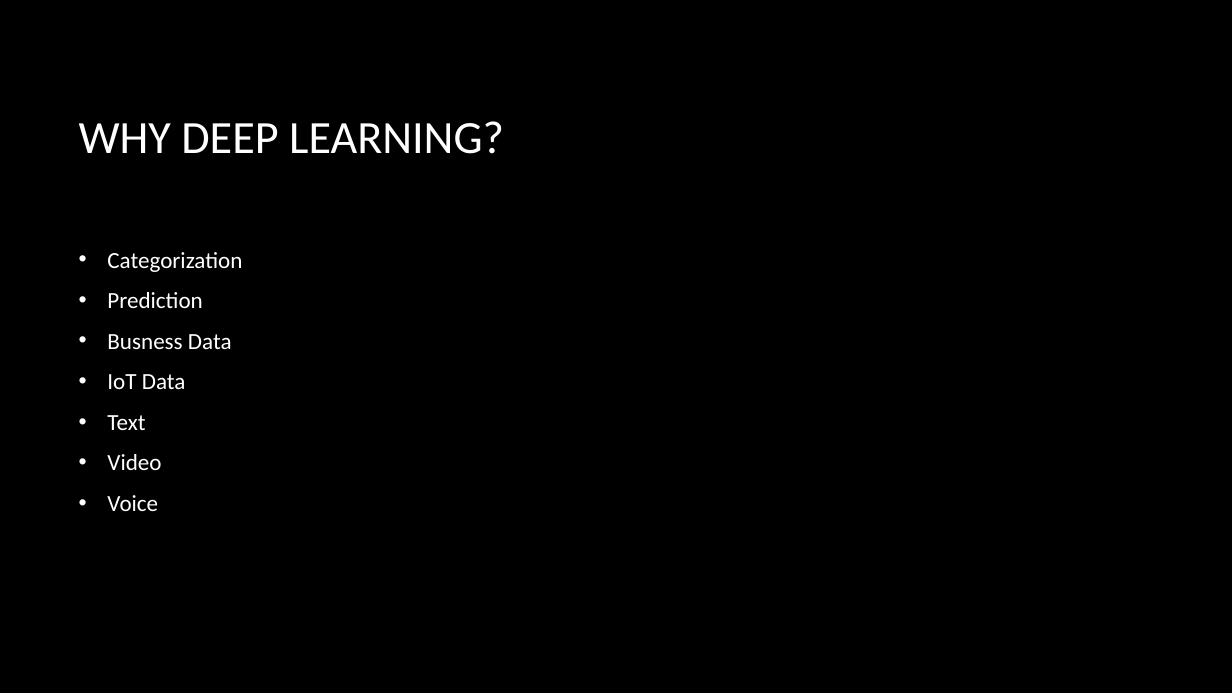
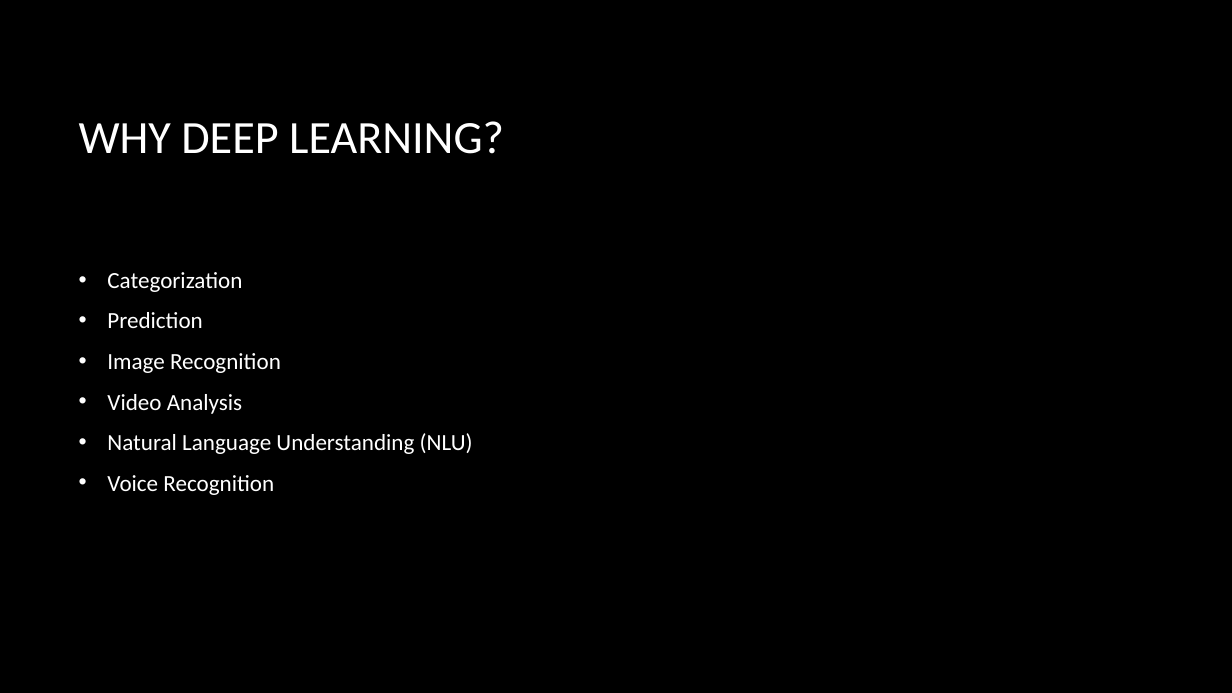
Before and after one commit to JoeMayo/DeepLearningDemos, a slide deck: slide 3 of DeepLearningBasics/Deep Learning Basics.pptx. Drawn at 1232x693 pixels with LibreOffice and Linux fonts; fonts in the diff are those of the drawing; background and template pictures are left out. Boxes give left, top, right and bottom in pixels: in the first picture for what was removed or moved away, otherwise in the second. Text is boxed around its words. In the diff, an @@ line names an element or a change of style, - is before the commit and + after.

Commit message:
Removed unused code parameters and removed unused syntax. Updated presentation slides to correct spelling and clarify a couple slides.

```diff
--- a/DeepLearningBasics/Deep Learning Basics.pptx
+++ b/DeepLearningBasics/Deep Learning Basics.pptx
@@ text at bbox=[107, 353, 473, 495]: text changed @@
-• Busness Data
-• IoT Data
-• Text
-• Video
-• Voice
+• Image Recognition
+• Video Analysis
+• Natural Language Understanding (NLU)
+• Voice Recognition
```
Also in this commit, not shown: 4 other slides changed, 2 other files.
